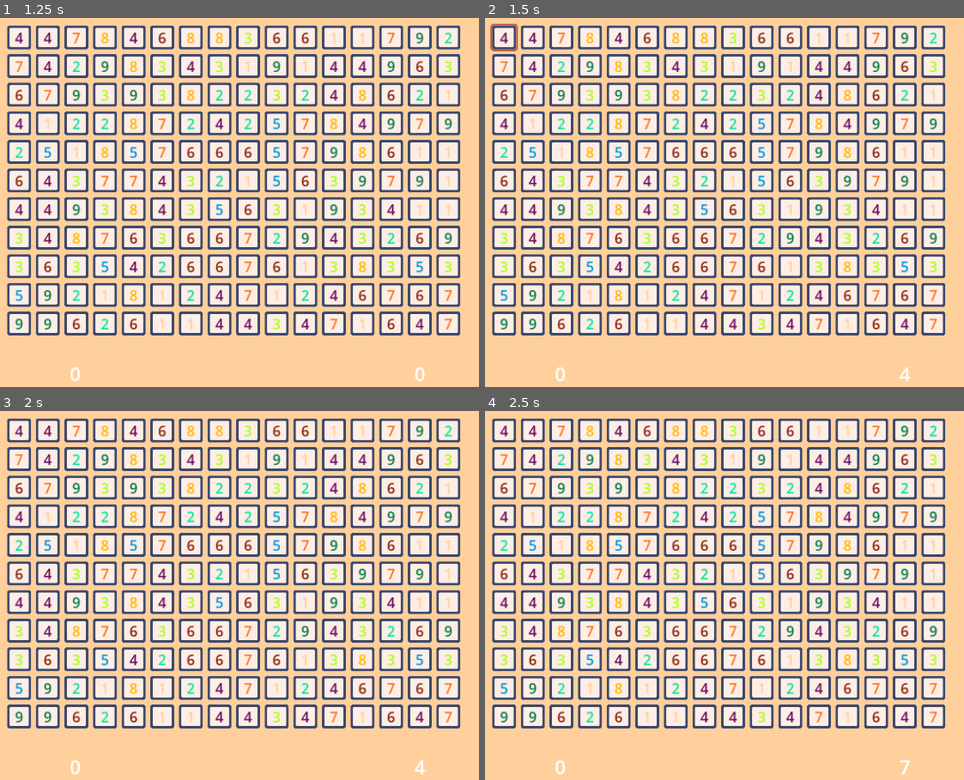
Above: before the commit, frames 1-4 (two rows, left to right).
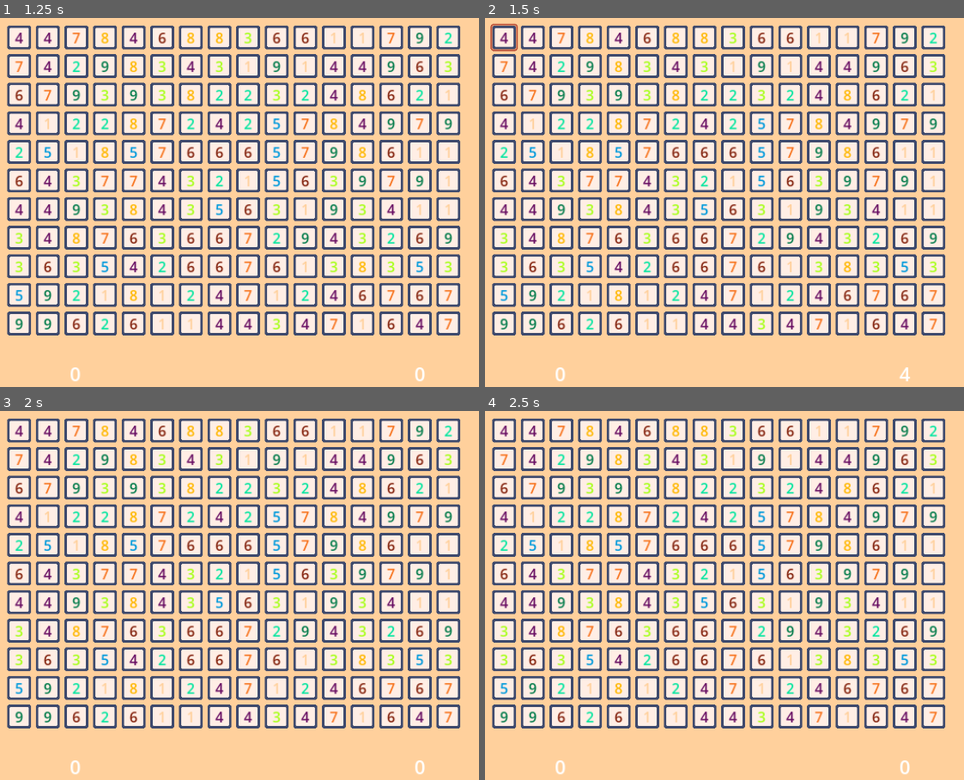
Above: after the commit, the same moments.

Repository: Yngwarr/tens
Game: Godot game, scene res://scenes/MainMenu.tscn
Two runs of this game, one before a commit and one after it. Both use one fixed random seed, a clock stepped at 60 frames per second and the inputs below.
Inputs (mouse positions are in pixels of both pictures, inside the frame that each line leads up to):
- Up to frame 1 (1.25 s): click "Start" at 0.5 s
- Up to frame 2 (1.5 s): tap Enter at 1.25 s; move the mouse to (504, 36) at 1.27 s; click (504, 36) at 1.42 s
- Up to frame 3 (2 s): no input
- Up to frame 4 (2.5 s): tap Space at 2 s; move the mouse to (504, 458) at 2.02 s; click (504, 458) at 2.17 s

Frame 1 is identical in both runs. In frame 2, less than 0.1% of the frame differs, in the area x 1-7%, y 2-9%; in frame 3, less than 0.1%; in frame 4, less than 0.1%.

Commit message:
bouncing cells

Diff:
--- a/project.godot
+++ b/project.godot
@@ -32,6 +32,11 @@
 ]
 }
 
+[layer_names]
+
+2d_physics/layer_1="numbers"
+2d_physics/layer_2="highlight"
+
 [rendering]
 
 renderer/rendering_method="gl_compatibility"
--- a/scenes/Highlight.tscn
+++ b/scenes/Highlight.tscn
@@ -22,6 +22,7 @@
 collider = NodePath("Area2D/CollisionShape2D")
 
 [node name="Area2D" type="Area2D" parent="."]
+collision_layer = 2
 
 [node name="CollisionShape2D" type="CollisionShape2D" parent="Area2D"]
 shape = SubResource("RectangleShape2D_ks2s0")
--- a/scenes/NumberCell.tscn
+++ b/scenes/NumberCell.tscn
@@ -1,10 +1,47 @@
-[gd_scene load_steps=4 format=3 uid="uid://mbbrk257a4oj"]
+[gd_scene load_steps=7 format=3 uid="uid://mbbrk257a4oj"]
 
 [ext_resource type="Script" path="res://src/Number.gd" id="1_4guiy"]
 [ext_resource type="Texture2D" uid="uid://uhyr7asxs6rh" path="res://img/cell.png" id="2_6old5"]
 
 [sub_resource type="RectangleShape2D" id="RectangleShape2D_7bdmo"]
 size = Vector2(48, 48)
+
+[sub_resource type="Animation" id="Animation_ufe0d"]
+resource_name = "selected"
+length = 0.2
+tracks/0/type = "value"
+tracks/0/imported = false
+tracks/0/enabled = true
+tracks/0/path = NodePath("View/Cell:scale")
+tracks/0/interp = 2
+tracks/0/loop_wrap = true
+tracks/0/keys = {
+"times": PackedFloat32Array(0, 0.2),
+"transitions": PackedFloat32Array(1, 1),
+"update": 0,
+"values": [Vector2(1, 1), Vector2(0.8, 0.8)]
+}
+
+[sub_resource type="Animation" id="Animation_mwbh2"]
+length = 0.001
+tracks/0/type = "value"
+tracks/0/imported = false
+tracks/0/enabled = true
+tracks/0/path = NodePath("View/Cell:scale")
+tracks/0/interp = 1
+tracks/0/loop_wrap = true
+tracks/0/keys = {
+"times": PackedFloat32Array(0),
+"transitions": PackedFloat32Array(1),
+"update": 0,
+"values": [Vector2(1, 1)]
+}
+
+[sub_resource type="AnimationLibrary" id="AnimationLibrary_pulwf"]
+_data = {
+"RESET": SubResource("Animation_mwbh2"),
+"selected": SubResource("Animation_ufe0d")
+}
 
 [node name="NumberCell" type="Node2D" node_paths=PackedStringArray("label", "area", "view")]
 script = ExtResource("1_4guiy")
@@ -28,7 +65,13 @@
 vertical_alignment = 1
 
 [node name="Area2D" type="Area2D" parent="."]
+collision_mask = 2
 
 [node name="CollisionShape2D" type="CollisionShape2D" parent="Area2D"]
 shape = SubResource("RectangleShape2D_7bdmo")
 debug_color = Color(0, 0.6, 0.701961, 0.243137)
+
+[node name="AnimationPlayer" type="AnimationPlayer" parent="."]
+libraries = {
+"": SubResource("AnimationLibrary_pulwf")
+}
--- a/src/Highlight.gd
+++ b/src/Highlight.gd
@@ -27,6 +27,9 @@
 
 func toggle(on: bool) -> void:
     visible = on
+    if not on:
+        collider.shape.size = Vector2.ZERO
+        collider.global_position = Vector2.ZERO
 
 func clear() -> int:
     var amount: int = 0
--- a/src/Number.gd
+++ b/src/Number.gd
@@ -8,15 +8,34 @@
 @export var area: Area2D
 @export var view: Node2D
 
+@onready var anim: AnimationPlayer = $AnimationPlayer
+
 var upper_limit: int = Game.TARGET_SUM - 1
 var value: int
+var selected := false
 
 func _ready() -> void:
 	area.input_event.connect(on_input)
+	area.area_entered.connect(on_area_entered)
+	area.area_exited.connect(on_area_exited)
 
 	value = randi_range(1, upper_limit)
 	label.text = str(value)
 	label.modulate = Palette.color(value)
+
+func on_area_entered(other: Area2D) -> void:
+	var parent := other.get_parent()
+	if not parent is Highlight:
+		return
+
+	bounce()
+
+func on_area_exited(other: Area2D) -> void:
+	var parent := other.get_parent()
+	if not parent is Highlight:
+		return
+
+	unbounce()
 
 func on_input(_viewport: Node, event: InputEvent, _shape_idx: int) -> void:
 	if event is InputEventMouseButton:
@@ -38,3 +57,17 @@
 func remove() -> void:
 	view.visible = false
 	value = 0
+
+func bounce() -> void:
+	if selected:
+		return
+
+	anim.play(&"selected")
+	selected = true
+
+func unbounce() -> void:
+	if not selected:
+		return
+
+	anim.play_backwards(&"selected")
+	selected = false
